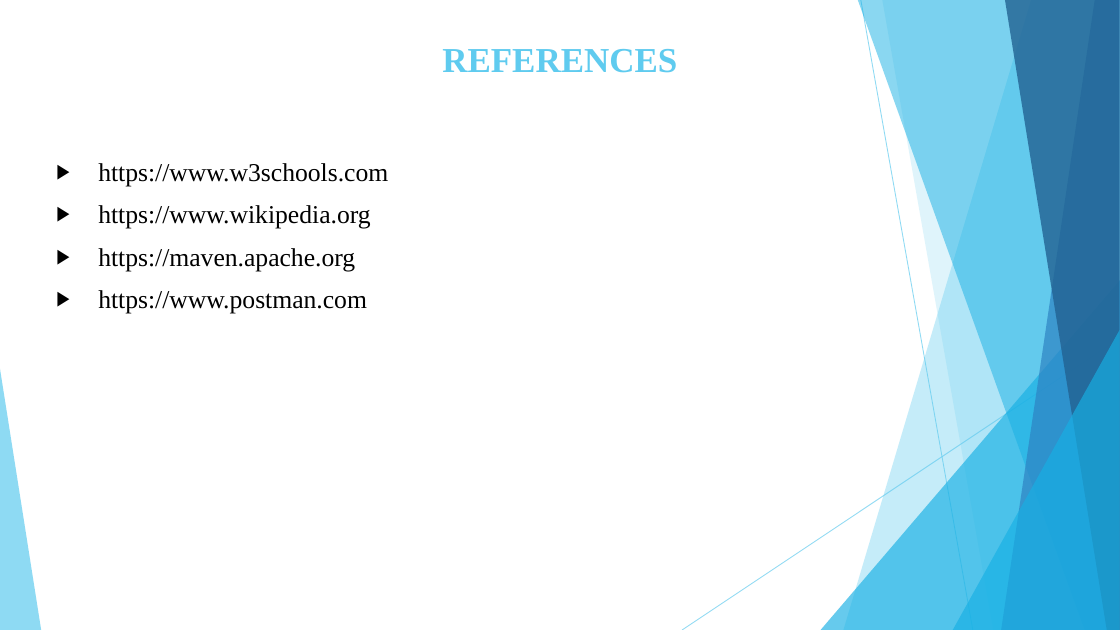
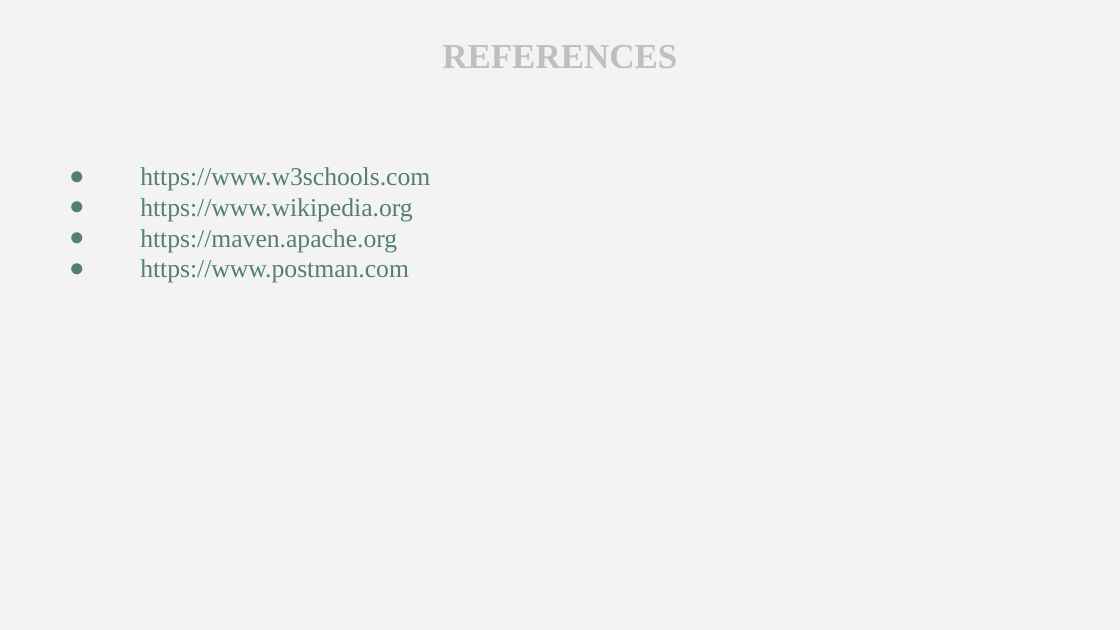
Before and after one commit to Mohammed-Jabi/Internship-Reports, a slide deck: slide 24 of Internship Presentation.pptx. Drawn at 1120x630 pixels with LibreOffice and Linux fonts; fonts in the diff are those of the drawing. Boxes give left, top, right and bottom in pixels: in the first picture for what was removed or moved away, otherwise in the second. Text is boxed around its words. In the diff, an @@ line names an element or a change of style, - is before the commit and + after.

```diff
--- a/Internship Presentation.pptx
+++ b/Internship Presentation.pptx
@@ background #FFFFFF to #F3F3F3 @@
@@ title "REFERENCES" at bbox=[442, 45, 677, 68]: text colour #5FCBEF to #BFBFBF @@
@@ text "https://www.w3schools.com" at bbox=[140, 167, 430, 283]: text colour #000000 to #547F75; bullet ▶ to ●; less space between paragraphs @@
@@ group removed at bbox=[0, 0, 1120, 630]: 5 freeform shapes, 3 triangles, 2 lines @@
```
Also in this commit, not shown: 24 other slides changed.
